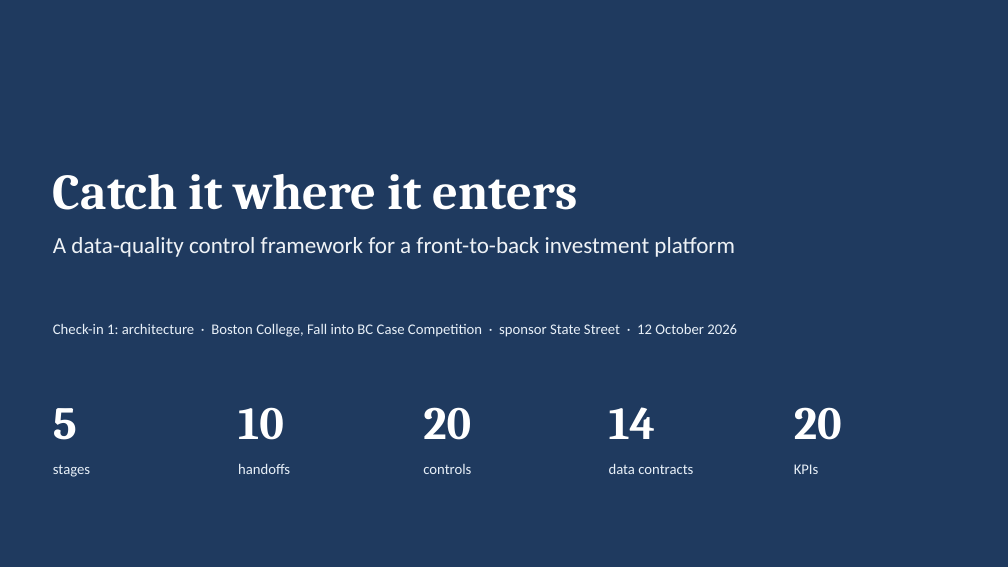
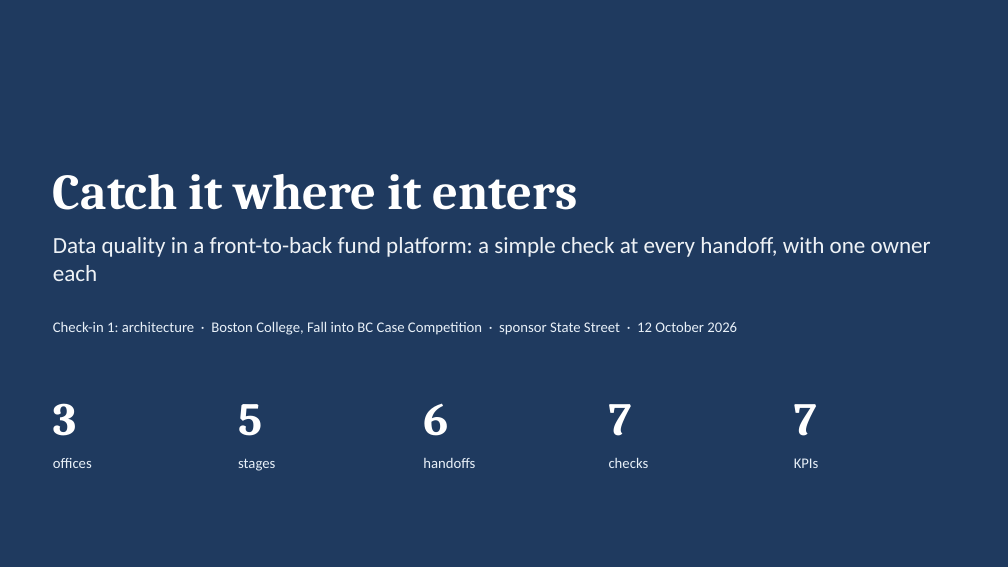
Before and after one commit to KevinRusu/BC-State-Street-Case-Competition, a slide deck: slide 1 of docs/Checkin1_Pack.pptx. Drawn at 1008x567 pixels with LibreOffice and Linux fonts; fonts in the diff are those of the drawing. Boxes give left, top, right and bottom in pixels: in the first picture for what was removed or moved away, otherwise in the second. Text is boxed around its words. In the diff, an @@ line names an element or a change of style, - is before the commit and + after.

```diff
--- a/docs/Checkin1_Pack.pptx
+++ b/docs/Checkin1_Pack.pptx
@@ text at bbox=[53, 237, 931, 281]: text changed @@
-A data-quality control framework for a front-to-back investment platform
+Data quality in a front-to-back fund platform: a simple check at every handoff, with one owner each
@@ vertical alignment middle to top in 11 elements at bbox=[794, 458, 819, 468], bbox=[53, 321, 737, 335], bbox=[53, 403, 76, 436], bbox=[53, 458, 92, 468], bbox=[238, 404, 262, 436], bbox=[238, 458, 275, 471], bbox=[423, 403, 448, 436], bbox=[423, 458, 475, 468], bbox=[609, 404, 632, 436], bbox=[609, 457, 649, 468], bbox=[794, 404, 817, 436] @@
@@ text at bbox=[53, 403, 76, 436]: text changed @@
-5
+3
@@ text at bbox=[238, 404, 262, 436]: text changed @@
-10
+5
@@ text at bbox=[423, 403, 448, 436]: text changed @@
-20
+6
@@ text at bbox=[609, 404, 632, 436]: text changed @@
-14
+7
@@ text at bbox=[794, 404, 817, 436]: text changed @@
-20
+7
@@ text at bbox=[53, 458, 92, 468]: text changed @@
-stages
+offices
@@ text at bbox=[238, 458, 275, 471]: text changed @@
-handoffs
+stages
@@ text at bbox=[423, 458, 475, 468]: text changed @@
-controls
+handoffs
@@ text at bbox=[609, 457, 649, 468]: text changed @@
-data contracts
+checks
```
Also in this commit, not shown: 9 other slides changed, 6 slides added, 7 slides removed, 25 other files.
